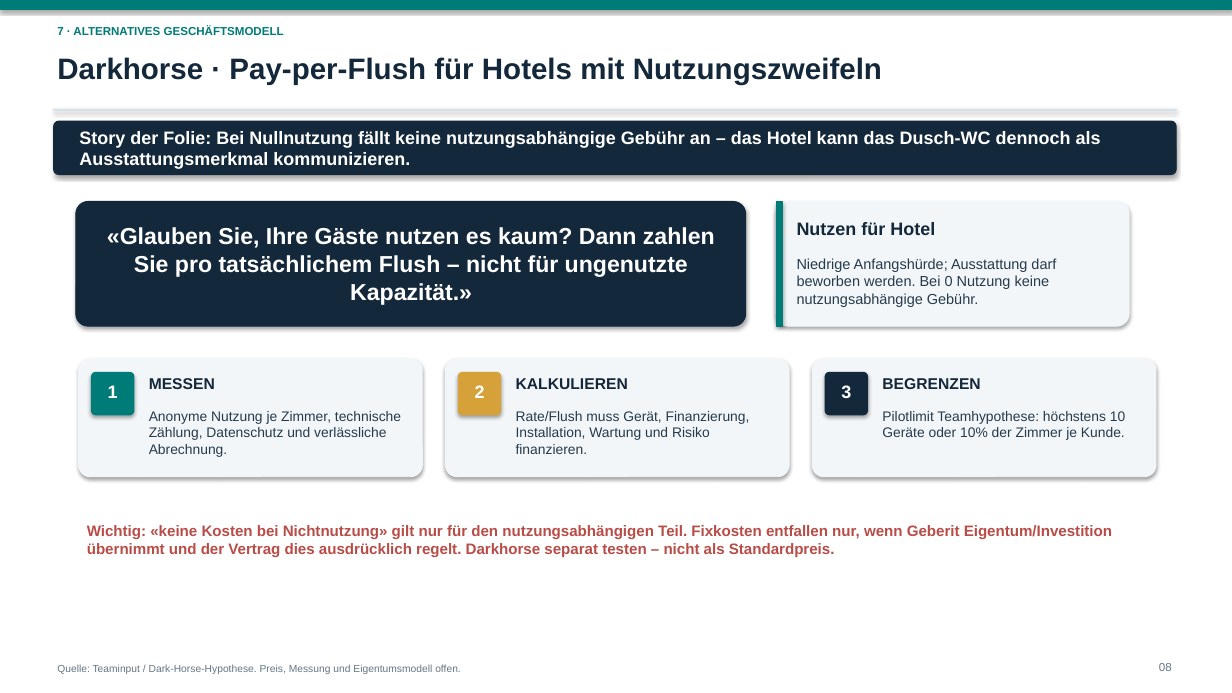
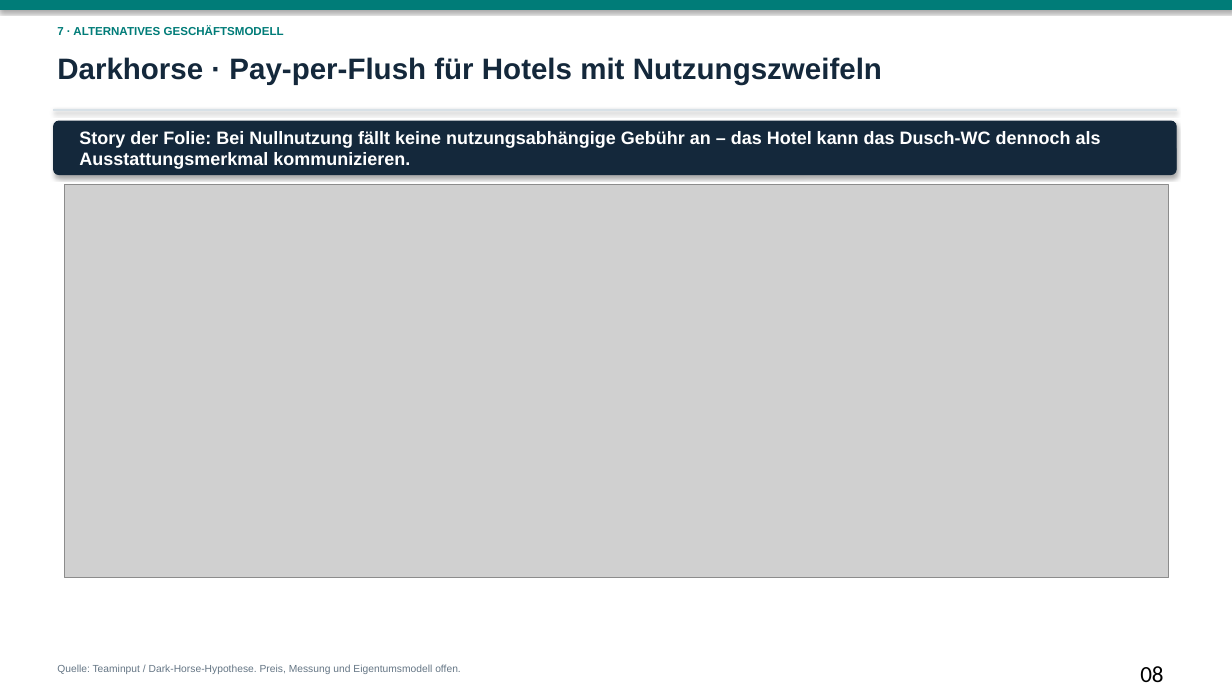
Before and after one commit to dhueppi/ZHAW_CAS_PRICING_01, a slide deck: slide 8 of leistungsnachweis_2/LN2_AquaClean_Alba_Hotel_Preiskonzept_2026.pptx. Drawn at 1232x693 pixels with LibreOffice and Linux fonts; fonts in the diff are those of the drawing; grey boxes stand for pictures. Boxes give left, top, right and bottom in pixels: in the first picture for what was removed or moved away, otherwise in the second. Text is boxed around its words. In the diff, an @@ line names an element or a change of style, - is before the commit and + after.

```diff
--- a/leistungsnachweis_2/LN2_AquaClean_Alba_Hotel_Preiskonzept_2026.pptx
+++ b/leistungsnachweis_2/LN2_AquaClean_Alba_Hotel_Preiskonzept_2026.pptx
@@ picture added at <box>65,185,1169,578</box> @@
@@ rounded rectangle removed at <box>76,201,746,326</box> @@
@@ rounded rectangle removed at <box>776,201,1129,326</box> @@
@@ rectangle removed at <box>776,201,783,326</box> @@
@@ text removed at <box>107,227,715,305</box> @@
-«Glauben Sie, Ihre Gäste nutzen es kaum? Dann zahlen Sie pro tatsächlichem Flush – nicht für ungenutzte Kapazität.»
@@ text removed at <box>797,222,935,235</box> @@
-Nutzen für Hotel
@@ text removed at <box>797,258,1056,307</box> @@
-Niedrige Anfangshürde; Ausstattung darf beworben werden. Bei 0 Nutzung keine nutzungsabhängige Gebühr.
@@ rounded rectangle removed at <box>79,359,422,477</box> @@
@@ rounded rectangle removed at <box>445,359,789,477</box> @@
@@ rounded rectangle removed at <box>812,359,1156,477</box> @@
@@ rounded rectangle removed at <box>91,372,134,415</box> @@
@@ text removed at <box>108,385,118,398</box> @@
-1
@@ text removed at <box>149,378,215,389</box> @@
-MESSEN
@@ rounded rectangle removed at <box>458,372,501,415</box> @@
@@ text removed at <box>475,385,485,398</box> @@
-2
@@ text removed at <box>516,378,628,389</box> @@
-KALKULIEREN
@@ rounded rectangle removed at <box>825,372,868,415</box> @@
@@ text removed at <box>841,385,851,398</box> @@
-3
@@ text removed at <box>882,378,980,389</box> @@
-BEGRENZEN
@@ text removed at <box>149,411,401,457</box> @@
-Anonyme Nutzung je Zimmer, technische Zählung, Datenschutz und verlässliche Abrechnung.
@@ text removed at <box>516,411,750,454</box> @@
-Rate/Flush muss Gerät, Finanzierung, Installation, Wartung und Risiko finanzieren.
@@ text removed at <box>882,411,1125,440</box> @@
-Pilotlimit Teamhypothese: höchstens 10 Geräte oder 10% der Zimmer je Kunde.
@@ text removed at <box>87,525,1112,557</box> @@
-Wichtig: «keine Kosten bei Nichtnutzung» gilt nur für den nutzungsabhängigen Teil. Fixkosten entfallen nur, wenn Geberit Eigentum/Investition übernimmt und der Vertrag dies ausdrücklich regelt. Darkhorse separat testen – nicht als Standardpreis.
@@ text "08" at <box>1140,666,1163,682</box>: size 9 to 18 pt, font Arial to Calibri, text colour #657685 to #000000; alignment right to left @@
```
Also in this commit, not shown: 16 other slides changed, 1 slide added, 21 other files.
